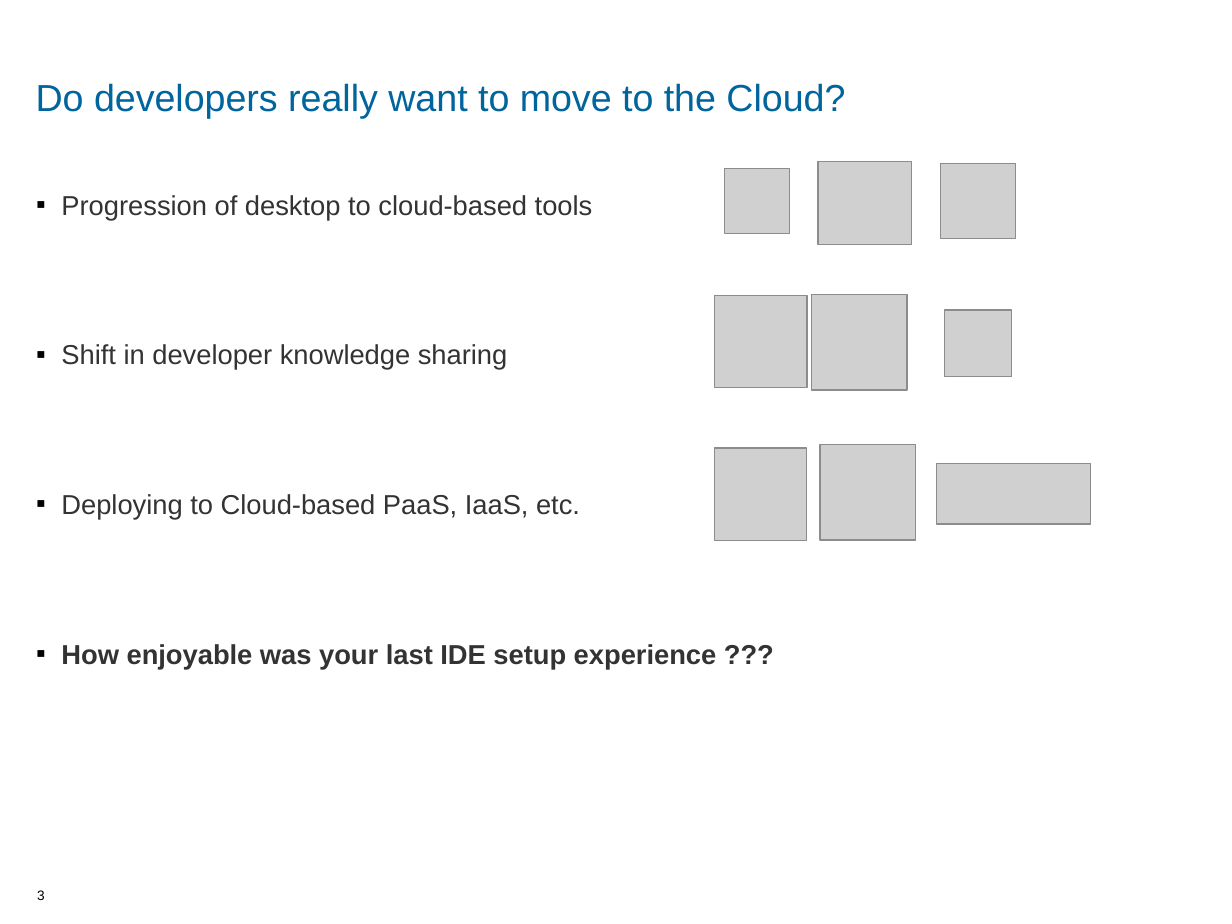
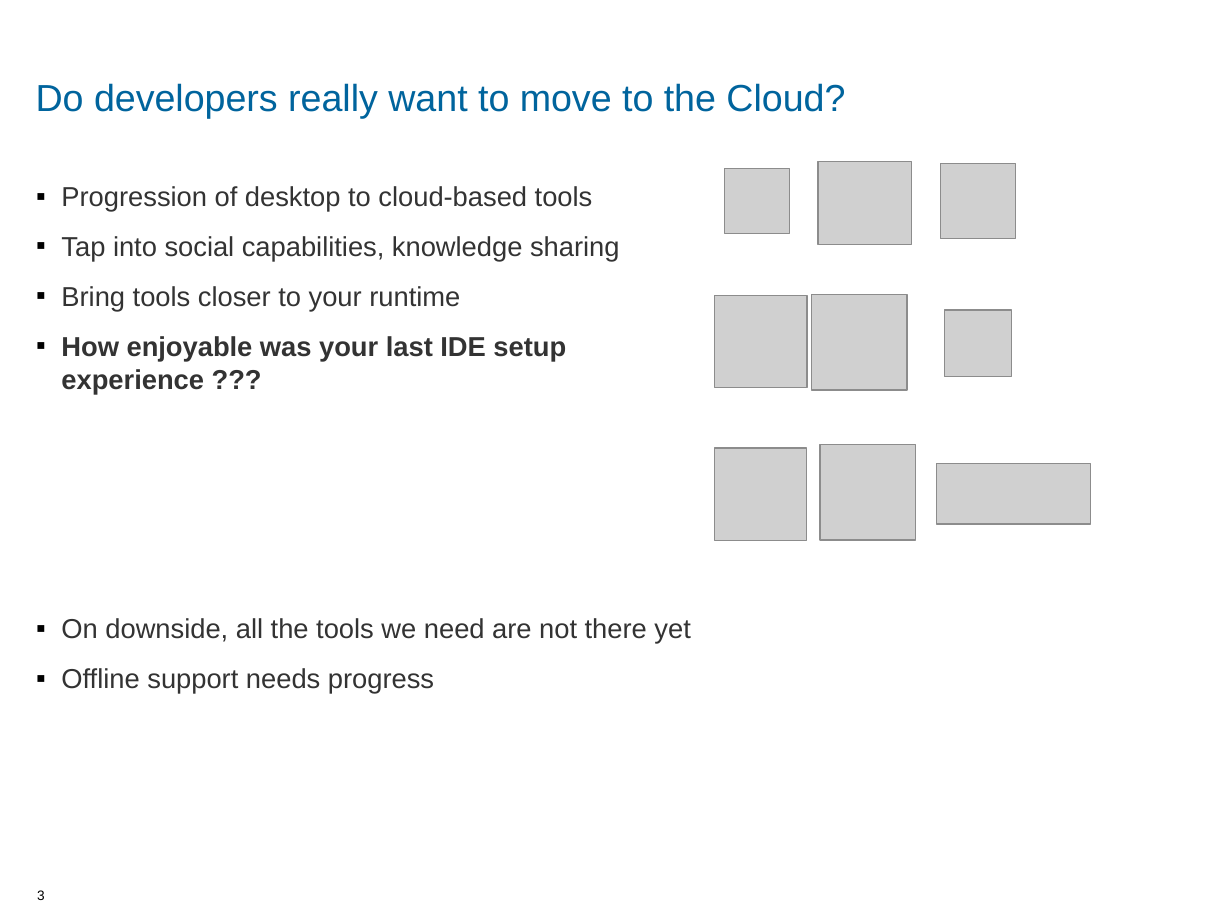
Before and after one commit to jarthorn/e4rover, a slide deck: slide 3 of eclipseconeurope2013/jazzhub-orion.odp. Drawn at 1232x924 pixels with LibreOffice and Linux fonts; fonts in the diff are those of the drawing; grey boxes stand for pictures; background and template pictures are left out. Boxes give left, top, right and bottom in pixels: in the first picture for what was removed or moved away, otherwise in the second. Text is boxed around its words. In the diff, an @@ line names an element or a change of style, - is before the commit and + after.

Commit message:
latest updates

```diff
--- a/eclipseconeurope2013/jazzhub-orion.odp
+++ b/eclipseconeurope2013/jazzhub-orion.odp
@@ text "Progression of desktop to cloud-based ...": place and size @@
-text "Progression of desktop to cloud-based ..." at box(61, 195, 717, 670)
+text "Progression of desktop to cloud-based ..." at box(61, 186, 690, 694)
@@ text at box(61, 236, 620, 312): text changed @@
-▪ Shift in developer knowledge sharing
-▪ Deploying to Cloud-based PaaS, IaaS, etc.
+▪ Tap into social capabilities, knowledge sharing
+▪ Bring tools closer to your runtime
@@ text at box(61, 618, 690, 694): paragraphs added @@
+▪ On downside, all the tools we need are not there yet
+▪ Offline support needs progress
```
Also in this commit, not shown: 2 other slides changed, 6 slides added, 2 slides removed.
